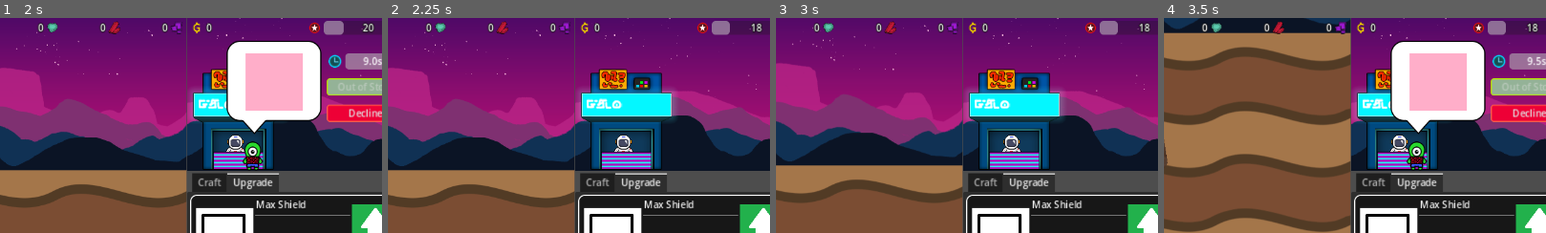
Above: before the commit, frames 1-4 (left to right).
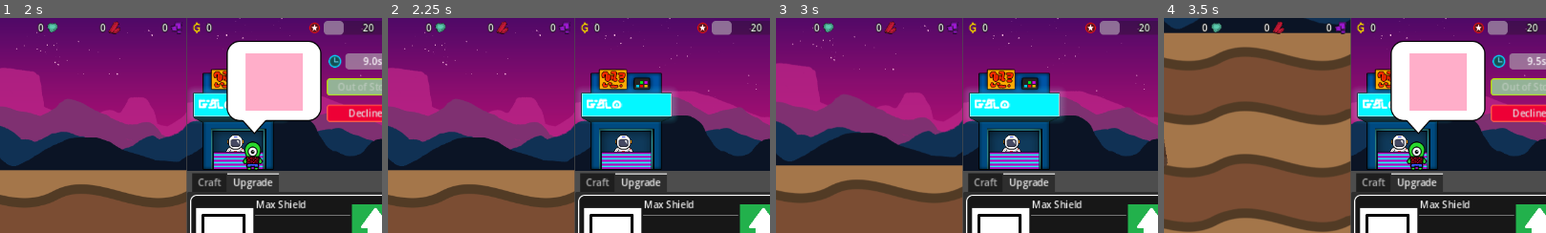
Above: after the commit, the same moments.

Repository: aNotSoCleverName/mechanicore
Game: Godot game, scene res://Main.tscn
The game is run twice, just before and just after one commit, with the same random seed, the same clock (stepped at 60 frames per second) and the same inputs.
Inputs:
- Up to frame 1 (2 s): click "Continue" at 0.5 s; click "Continue" at 1.25 s
- Up to frame 2 (2.25 s): click "Decline" at 2 s
- Up to frame 3 (3 s): tap Enter (ui_accept) at 2.75 s; hold Right (ui_right) from 2.78 s (still down); tap R at 2.85 s
- Up to frame 4 (3.5 s): keep holding Right (ui_right); tap Enter (ui_accept) at 3.02 s
The pictures show only the part of the screen within x 46-96%, y 0-50%; the shares and areas given below are measured in that part.

Frame 1 is identical in both runs. In frame 2, less than 0.1% of the frame differs, in the area x 88-98%, y 1-8%; in frame 3, less than 0.1%; in frame 4, less than 0.1%.

Commit message:
Added money and disabled reputation system for testing

Diff:
--- a/Base/Base.gd
+++ b/Base/Base.gd
@@ -15,7 +15,7 @@
 # Key = craftItem, value = amount
 var craftItems: Dictionary = { };
 
-var money: int = 0:
+var money: int = 100000:
 	get:
 		return money;
 	set(inValue):
--- a/Base/Shop/Reputation.gd
+++ b/Base/Shop/Reputation.gd
@@ -14,20 +14,21 @@
 			SignalBus_Base.game_over.emit();
 
 func _on_tree_entered():
-	SignalBus_Base.shop_sell.connect(
-		func (_inCraftItem: CraftItem):
-			self._reputation += 2;
-	)
-
-	SignalBus_Base.shop_decline.connect(
-		func ():
-			self._reputation -= 2;
-	)
-
-	SignalBus_Base.shop_leave_angry.connect(
-		func ():
-			self._reputation -= 5;
-	)
+	pass;
+	#SignalBus_Base.shop_sell.connect(
+		#func (_inCraftItem: CraftItem):
+			#self._reputation += 2;
+	#)
+	#
+	#SignalBus_Base.shop_decline.connect(
+		#func ():
+			#self._reputation -= 2;
+	#)
+	#
+	#SignalBus_Base.shop_leave_angry.connect(
+		#func ():
+			#self._reputation -= 5;
+	#)
 
 func _ready():
 	self._reputation = self.DEFAULT_REPUTATION;
